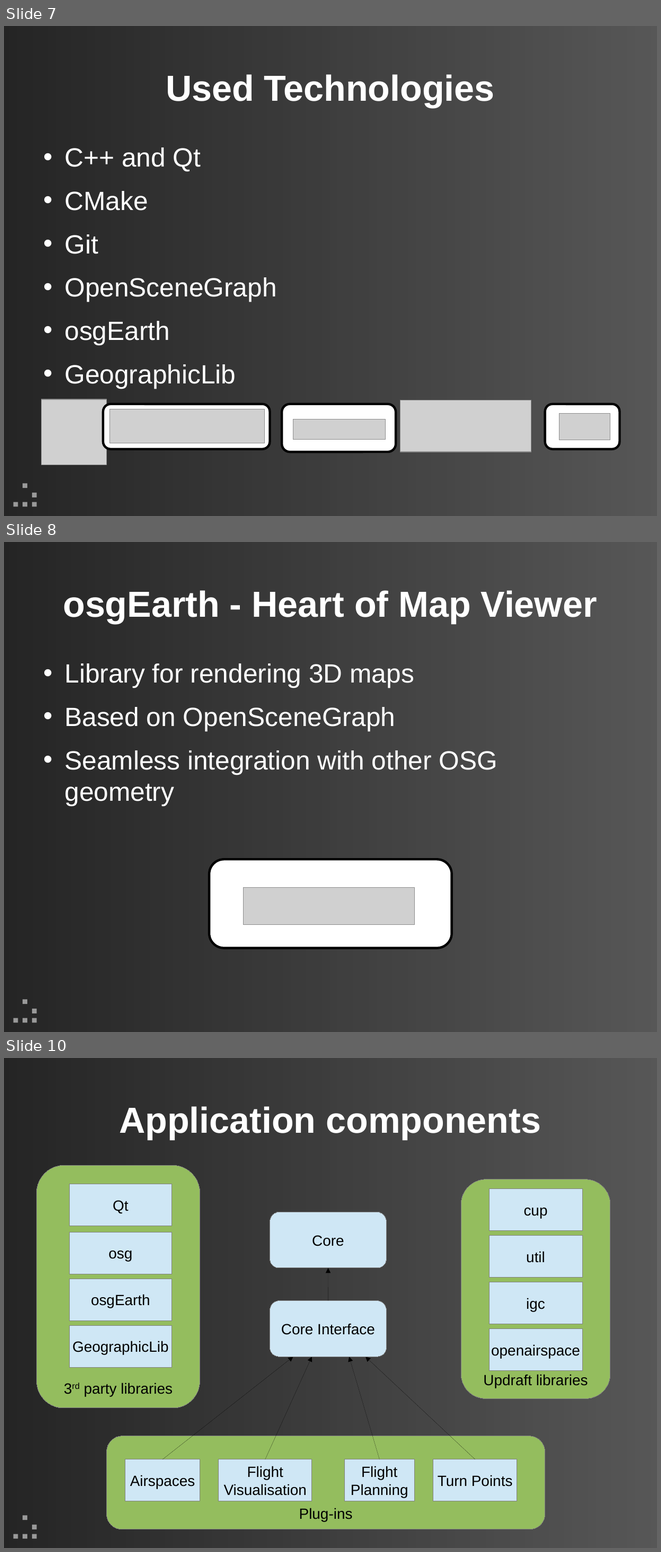
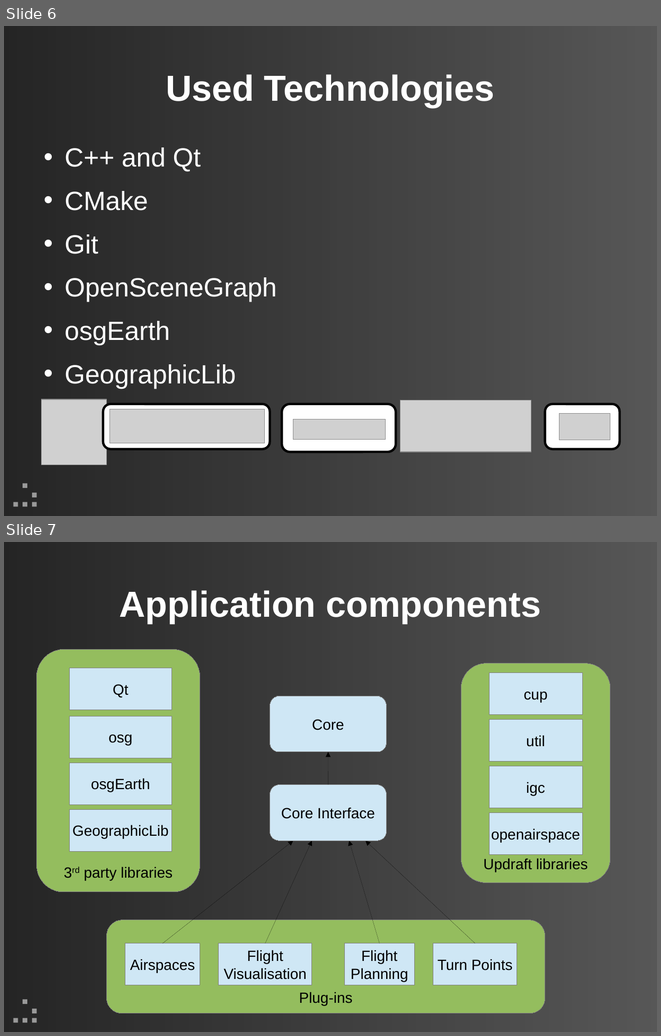
Before and after one commit to updraft/updraft, a slide deck: Docs/presentation.odp. Shown one above the other, each under a label of ours: slides 7, 8 and 10 before the commit, slides 6 and 7 after it; the slides between them are not shown. The pictures are 661x1552 and 661x1036 pixels, drawn with LibreOffice and Linux fonts; fonts in the diff are those of the drawing; grey boxes stand for pictures; background and template pictures are left out. Boxes give left, top, right and bottom in pixels: in the first picture for what was removed or moved away, otherwise in the second. Text is boxed around its words. In the diff, an @@ line names an element or a change of style, - is before the commit and + after.

```diff
--- a/Docs/presentation.odp
+++ b/Docs/presentation.odp
@@ slide 8 removed at (x1=4, y1=542, x2=657, y2=1032), background #333333; not listed: 6 template elements that a slide beside it also shows @@
@@ title removed at (x1=63, y1=590, x2=597, y2=623) @@
-osgEarth - Heart of Map Viewer
@@ text removed at (x1=64, y1=663, x2=497, y2=806) @@
-• Library for rendering 3D maps
-• Based on OpenSceneGraph
-• Seamless integration with other OSG geometry
@@ rounded rectangle removed at (x1=209, y1=859, x2=451, y2=948) @@
@@ picture removed at (x1=244, y1=888, x2=415, y2=925) @@
@@ what was slide 7 is now slide 6 @@
@@ what was slide 10 is now slide 7 @@
```
Also in this commit, not shown: 4 slides changed, 3 other slides removed.
